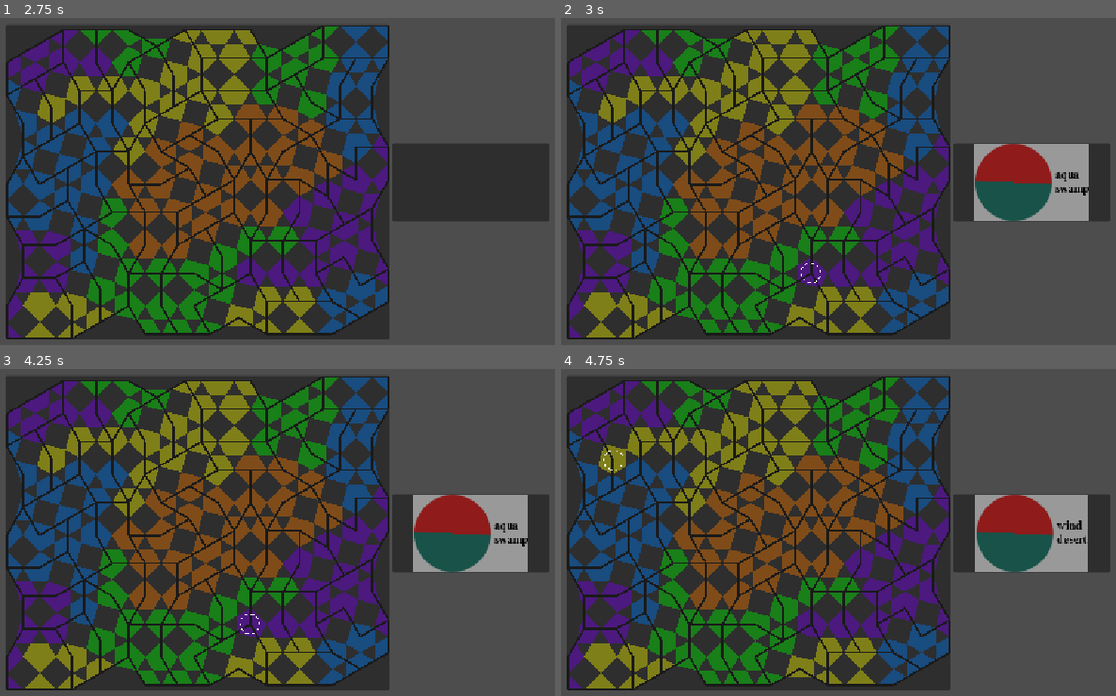
Above: before the commit, frames 1-4 (two rows, left to right).
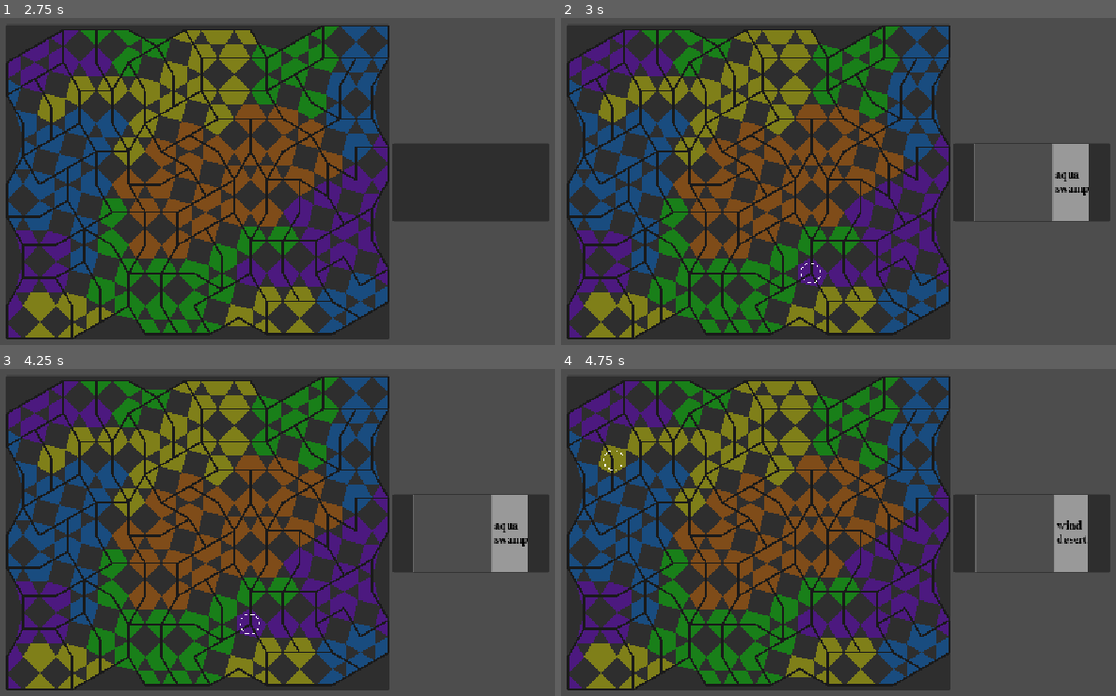
Above: after the commit, the same moments.

Repository: Pe3Hu/waru
Game: Godot game, scene res://entities/world/world.tscn
Two runs of this game, one before a commit and one after it. Both use one fixed random seed, a clock stepped at 60 frames per second and the inputs below.
Inputs (mouse positions are in pixels of both pictures, inside the frame that each line leads up to):
- Up to frame 1 (2.75 s): tap Enter at 0.5, 2 s; move the mouse to (444, 161) at 0.52 s; press the mouse at (444, 161) at 0.53 s; tap Space at 1.25 s; move the mouse to (127, 204) at 1.27 s; release the mouse at (127, 204) at 1.28 s; click (127, 204) at 1.35 s; move the mouse to (355, 89) at 2.02 s; press the mouse at (355, 89) at 2.03 s
- Up to frame 2 (3 s): tap Space at 2.75 s; move the mouse to (799, 266) at 2.77 s; release the mouse at (799, 266) at 2.78 s; click (799, 266) at 2.85 s
- Up to frame 3 (4.25 s): tap Enter at 3.5 s; move the mouse to (505, 597) at 3.52 s; press the mouse at (505, 597) at 3.53 s
- Up to frame 4 (4.75 s): tap Space at 4.25 s; move the mouse to (610, 470) at 4.27 s; release the mouse at (610, 470) at 4.28 s; click (610, 470) at 4.35 s

Frame 1 is identical in both runs. In frame 2, 3.3% of the frame differs, in the area x 74-89%, y 38-63%; in frame 3, 3.3%; in frame 4, 3.3%.
Error after the commit: Invalid access to property or key 'ring_lairs' on a base object of type 'Resource (SourceResource)'. (res://entities/expedition/info/source/source_info.gd:58)

Commit message:
version 0.1.4
1. Ring, Habitat resources added.

Diff:
--- a/entities/expedition/expedition.gd
+++ b/entities/expedition/expedition.gd
@@ -4,5 +4,7 @@
 
 @export var canvas_layer: CanvasLayer
 @export var lattice: Lattice
+@export var source_info: SourceInfo
 
-@export var source_info: SourceInfo
+
+var ring_scales = [0.33, 0.66, 1]
--- a/entities/expedition/expedition.tscn
+++ b/entities/expedition/expedition.tscn
@@ -1,7 +1,7 @@
 [gd_scene load_steps=3 format=3 uid="uid://cwr6fbdi6s3gd"]
 
 [ext_resource type="Script" uid="uid://c6cmv0kv0w2af" path="res://entities/expedition/expedition.gd" id="1_1puxa"]
-[ext_resource type="PackedScene" uid="uid://bhswxq5kch06a" path="res://entities/expedition/info/source_info.tscn" id="2_cedwr"]
+[ext_resource type="PackedScene" uid="uid://bhswxq5kch06a" path="res://entities/expedition/info/source/source_info.tscn" id="2_cedwr"]
 
 [node name="Expedition" type="PanelContainer" node_paths=PackedStringArray("source_info")]
 custom_minimum_size = Vector2(240, 120)
--- /dev/null
+++ b/entities/expedition/info/lair/lair.gd
@@ -0,0 +1,52 @@
+class_name Lair
+extends Area2D
+
+
+var source_info: SourceInfo
+
+var resource: LairResource:
+	set(value_):
+		resource = value_
+
+		init_vertexs()
+
+
+func init_vertexs() -> void:
+	var long = (resource.ring + 1) * 0.33 * source_info.lair_l
+	var short = resource.ring * 0.33  * source_info.lair_l
+	var angles = []
+	var lengths = []
+
+	if resource.source.ring_lairs[resource.ring].size() == 1:
+		#long = 0.5 * source_info.lair_l
+		var n = 4
+
+		for _i in n :
+			angles.append(PI * 2 / n  * _i)
+			lengths.append(long)
+	else:
+		var ring_index = resource.source.ring_lairs[resource.ring].find(resource)
+		var start_angle = -PI / 2
+
+		for _i in ring_index:
+			var previous_lair = resource.source.ring_lairs[resource.ring][_i]
+			start_angle += previous_lair.acreage / resource.source.ring_acreages[resource.ring] * PI * 2
+
+		var end_angle = resource.acreage / resource.source.ring_acreages[resource.ring] * PI * 2
+		end_angle += start_angle
+		angles = [start_angle, end_angle, end_angle, start_angle]
+		lengths = [long, long, short, short]
+
+	var vertexs = []
+
+	for _i in angles.size():
+		var angle = angles[_i]
+		var length = lengths[_i]
+		var vertex = Vector2.from_angle(angle) * length
+		vertexs.append(vertex)
+		%Outline.add_point(vertex)
+
+
+	%CollisionPolygon2D.polygon = vertexs
+	%Terrain.polygon = vertexs
+	%Terrain.color = Global.dict.color.element[resource.breed.element]
--- /dev/null
+++ b/entities/expedition/info/lair/lair.tscn
@@ -0,0 +1,18 @@
+[gd_scene load_steps=2 format=3 uid="uid://bohe45k8loq5l"]
+
+[ext_resource type="Script" uid="uid://xfa3e1k5m823" path="res://entities/expedition/info/lair/lair.gd" id="1_1p5v2"]
+
+[node name="Lair" type="Area2D"]
+script = ExtResource("1_1p5v2")
+
+[node name="CollisionPolygon2D" type="CollisionPolygon2D" parent="."]
+unique_name_in_owner = true
+
+[node name="Terrain" type="Polygon2D" parent="."]
+unique_name_in_owner = true
+
+[node name="Outline" type="Line2D" parent="."]
+unique_name_in_owner = true
+closed = true
+width = 2.0
+default_color = Color(0, 0, 0, 1)
--- /dev/null
+++ b/entities/expedition/info/shaders/border.gdshader
@@ -0,0 +1,22 @@
+shader_type canvas_item;
+
+uniform float density: hint_range(4.0, 25.0) = 7.5;
+
+
+void fragment() {
+	float dist = distance(UV, vec2(0.5,0.5));
+	float x = (UV.x-.5);
+	float y = (UV.y-.5);
+	float v = (sqrt((x*x)+(y*y)) * density);
+	float can_color = mod(v, 1.25);
+	vec4 color;
+	if (can_color > 1.0) {
+		color.a = 1.0;
+	}else{
+		color.a = 0.0;
+	}
+	if (dist > 0.5) {
+		color.a = 0.0;
+	}
+	COLOR = vec4(color.rgba);
+}
--- a/entities/expedition/info/source_info.gdshader
+++ b/entities/expedition/info/shaders/ring.gdshader
@@ -1,11 +1,10 @@
 shader_type canvas_item;
 
-const int num_colors = 2;
-const int num_shares = num_colors - 1;
-uniform vec4 colors[5] : source_color;
-uniform float shares[4];  // The last color gets the remainder
+uniform int num_colors: hint_range(1, 9, 1) = 1;
+uniform vec4 colors[9] : source_color;
+uniform float shares[8];  // The last color gets the remainder
 uniform float relative_size : hint_range(0.0, 1.0, 0.1) = 1.;
-uniform float blur_strength : hint_range(0., .1, .005) = .01;
+uniform float blur_strength : hint_range(0., .1, .005) = .00;
 
 void fragment() {
 	float angle = (atan(.5-UV.y, UV.x-.5) + PI)/(2.*PI);
--- /dev/null
+++ b/entities/expedition/info/source/source_info.gd
@@ -0,0 +1,74 @@
+class_name SourceInfo
+extends PanelContainer
+
+
+@export var expedition: Expedition
+
+@onready var lair_scene = preload("res://entities/expedition/info/lair/lair.tscn")
+@onready var lairs = %Lairs
+@onready var rings = %Rings
+#@onready var ring_0 = %Ring0
+#@onready var ring_1 = %Ring1
+#@onready var ring_2 = %Ring2
+
+var lair_l: float = 120
+
+var source: Source:
+	set(value_):
+		source = value_
+		visible = source != null
+
+		%Terrain.text = source.resource.biome.terrain
+		%Element.text = source.resource.element
+		update_lairs()
+		#update_rings()
+
+
+func _ready() -> void:
+	lairs.position = rings.custom_minimum_size * 0.5
+
+func update_rings() -> void:
+	for _i in source.resource.ring_lairs:
+		var ring = get_node("%Ring" + str(_i))
+		var colors = []
+		var shares = []
+
+		for lair in source.resource.ring_lairs[_i]:
+			colors.append(Global.dict.color.element[lair.breed.element])
+			shares.append(lair.acreage / lair.source.ring_acreages[_i])
+
+		if shares.size() > 1:
+			shares.pop_back()
+		else:
+			shares[0] += 0.1
+
+		pass
+		ring.material.set_shader_parameter('num_colors',source.resource.ring_lairs[_i].size())
+		ring.material.set_shader_parameter('colors',colors)
+		ring.material.set_shader_parameter('shares',shares)
+
+func update_lairs() -> void:
+	var index = 0
+
+	while lairs.get_child_count() > 0:#source.resource.lairs.size():
+		var lair = lairs.get_child(0)
+		lairs.remove_child(lair)
+		lair.queue_free()
+
+	for _i in source.resource.ring_lairs:
+		for lair_resource in source.resource.ring_lairs[_i]:
+			var lair
+
+			if lairs.get_child_count() > index:
+				lair = lairs.get_child(index)
+			else:
+				lair = lair_scene.instantiate()
+				lair.source_info = self
+				lair.resource = lair_resource
+				lairs.add_child(lair)
+
+			#lair.resou
+			index += 1
+
+	var a = lairs.get_child_count()
+	pass
--- /dev/null
+++ b/entities/expedition/info/source/source_info.tscn
@@ -0,0 +1,116 @@
+[gd_scene load_steps=11 format=3 uid="uid://bhswxq5kch06a"]
+
+[ext_resource type="Script" uid="uid://cgo83k000022b" path="res://entities/expedition/info/source/source_info.gd" id="1_ro51e"]
+[ext_resource type="Shader" uid="uid://cxnk7wjo7x4cd" path="res://entities/expedition/info/shaders/ring.gdshader" id="2_20vte"]
+[ext_resource type="FontFile" uid="uid://dismhha17os75" path="res://assets/fonts/Diga-SemiBold.ttf" id="2_vpmxm"]
+[ext_resource type="Shader" uid="uid://bgb1qdndy1rsk" path="res://entities/expedition/info/shaders/border.gdshader" id="3_ag6nq"]
+
+[sub_resource type="StyleBoxFlat" id="StyleBoxFlat_vpmxm"]
+
+[sub_resource type="ShaderMaterial" id="ShaderMaterial_20vte"]
+shader = ExtResource("2_20vte")
+shader_parameter/num_colors = 3
+shader_parameter/colors = PackedColorArray(0.092800006, 0.32, 0.1193067, 1, 0.48, 0.48, 0.16800001, 1, 0.40084332, 0.1353, 0.41, 1)
+shader_parameter/shares = PackedFloat32Array(0.47, 0.295)
+shader_parameter/relative_size = 1.0
+shader_parameter/blur_strength = 0.0
+
+[sub_resource type="ShaderMaterial" id="ShaderMaterial_ag6nq"]
+shader = ExtResource("2_20vte")
+shader_parameter/num_colors = 2
+shader_parameter/colors = PackedColorArray(0.1935, 0.2565666, 0.43, 1, 0.47, 0.07958667, 0.051700007, 1)
+shader_parameter/shares = PackedFloat32Array(0.625, 0)
+shader_parameter/relative_size = 1.0
+shader_parameter/blur_strength = 0.0
+
+[sub_resource type="ShaderMaterial" id="ShaderMaterial_s4lk6"]
+shader = ExtResource("2_20vte")
+shader_parameter/num_colors = 1
+shader_parameter/colors = PackedColorArray(0.10037332, 0.092800006, 0.32, 1)
+shader_parameter/shares = PackedFloat32Array(1.01)
+shader_parameter/relative_size = 1.0
+shader_parameter/blur_strength = 0.00999999977648
+
+[sub_resource type="ShaderMaterial" id="ShaderMaterial_qrbbj"]
+shader = ExtResource("3_ag6nq")
+shader_parameter/density = 7.5
+
+[sub_resource type="LabelSettings" id="LabelSettings_20vte"]
+font = ExtResource("2_vpmxm")
+font_color = Color(0, 0, 0, 1)
+
+[node name="SourceInfo" type="PanelContainer"]
+anchors_preset = 8
+anchor_left = 0.5
+anchor_top = 0.5
+anchor_right = 0.5
+anchor_bottom = 0.5
+offset_left = -19.0
+offset_top = -19.0
+offset_right = 19.0
+offset_bottom = 19.0
+grow_horizontal = 2
+grow_vertical = 2
+size_flags_horizontal = 4
+size_flags_vertical = 4
+theme_override_styles/panel = SubResource("StyleBoxFlat_vpmxm")
+script = ExtResource("1_ro51e")
+
+[node name="HBox" type="HBoxContainer" parent="."]
+layout_mode = 2
+alignment = 1
+
+[node name="Rings" type="PanelContainer" parent="HBox"]
+unique_name_in_owner = true
+custom_minimum_size = Vector2(120, 120)
+layout_mode = 2
+
+[node name="Lairs" type="Node2D" parent="HBox/Rings"]
+unique_name_in_owner = true
+
+[node name="Ring2" type="ColorRect" parent="HBox/Rings"]
+unique_name_in_owner = true
+visible = false
+material = SubResource("ShaderMaterial_20vte")
+custom_minimum_size = Vector2(120, 120)
+layout_mode = 2
+size_flags_horizontal = 4
+size_flags_vertical = 4
+
+[node name="Ring1" type="ColorRect" parent="HBox/Rings"]
+unique_name_in_owner = true
+visible = false
+material = SubResource("ShaderMaterial_ag6nq")
+custom_minimum_size = Vector2(80, 80)
+layout_mode = 2
+size_flags_horizontal = 4
+size_flags_vertical = 4
+
+[node name="Ring0" type="ColorRect" parent="HBox/Rings"]
+unique_name_in_owner = true
+visible = false
+material = SubResource("ShaderMaterial_s4lk6")
+custom_minimum_size = Vector2(40, 40)
+layout_mode = 2
+size_flags_horizontal = 4
+size_flags_vertical = 4
+
+[node name="Borders" type="ColorRect" parent="HBox/Rings"]
+visible = false
+material = SubResource("ShaderMaterial_qrbbj")
+layout_mode = 2
+color = Color(0, 0, 0, 0)
+
+[node name="VBox" type="VBoxContainer" parent="HBox"]
+layout_mode = 2
+alignment = 1
+
+[node name="Element" type="Label" parent="HBox/VBox"]
+unique_name_in_owner = true
+layout_mode = 2
+label_settings = SubResource("LabelSettings_20vte")
+
+[node name="Terrain" type="Label" parent="HBox/VBox"]
+unique_name_in_owner = true
+layout_mode = 2
+label_settings = SubResource("LabelSettings_20vte")
--- a/entities/expedition/info/source_info.gd
+++ /dev/null
@@ -1,13 +0,0 @@
-class_name SourceInfo
-extends PanelContainer
-
-
-@export var expedition: Expedition
-
-var source: Source:
-	set(value_):
-		source = value_
-		visible = source != null
-
-		%Terrain.text = source.resource.biome.terrain
-		%Element.text = source.resource.element
--- a/entities/expedition/info/source_info.tscn
+++ /dev/null
@@ -1,58 +0,0 @@
-[gd_scene load_steps=7 format=3 uid="uid://bhswxq5kch06a"]
-
-[ext_resource type="Script" uid="uid://cgo83k000022b" path="res://entities/expedition/info/source_info.gd" id="1_ro51e"]
-[ext_resource type="Shader" uid="uid://cxnk7wjo7x4cd" path="res://entities/expedition/info/source_info.gdshader" id="2_20vte"]
-[ext_resource type="FontFile" uid="uid://dismhha17os75" path="res://assets/fonts/Diga-SemiBold.ttf" id="2_vpmxm"]
-
-[sub_resource type="StyleBoxFlat" id="StyleBoxFlat_vpmxm"]
-
-[sub_resource type="ShaderMaterial" id="ShaderMaterial_ag6nq"]
-shader = ExtResource("2_20vte")
-shader_parameter/colors = PackedColorArray(0.092800006, 0.32, 0.28591996, 1, 0.56, 0.1064, 0.1064, 1)
-shader_parameter/shares = PackedFloat32Array(0.5)
-shader_parameter/relative_size = 1.0
-shader_parameter/blur_strength = 0.00999999977648
-
-[sub_resource type="LabelSettings" id="LabelSettings_20vte"]
-font = ExtResource("2_vpmxm")
-font_color = Color(0, 0, 0, 1)
-
-[node name="SourceInfo" type="PanelContainer"]
-anchors_preset = 8
-anchor_left = 0.5
-anchor_top = 0.5
-anchor_right = 0.5
-anchor_bottom = 0.5
-offset_left = -19.0
-offset_top = -19.0
-offset_right = 19.0
-offset_bottom = 19.0
-grow_horizontal = 2
-grow_vertical = 2
-size_flags_horizontal = 4
-size_flags_vertical = 4
-theme_override_styles/panel = SubResource("StyleBoxFlat_vpmxm")
-script = ExtResource("1_ro51e")
-
-[node name="HBox" type="HBoxContainer" parent="."]
-layout_mode = 2
-alignment = 1
-
-[node name="ColorRect" type="ColorRect" parent="HBox"]
-material = SubResource("ShaderMaterial_ag6nq")
-custom_minimum_size = Vector2(120, 120)
-layout_mode = 2
-
-[node name="VBox" type="VBoxContainer" parent="HBox"]
-layout_mode = 2
-alignment = 1
-
-[node name="Element" type="Label" parent="HBox/VBox"]
-unique_name_in_owner = true
-layout_mode = 2
-label_settings = SubResource("LabelSettings_20vte")
-
-[node name="Terrain" type="Label" parent="HBox/VBox"]
-unique_name_in_owner = true
-layout_mode = 2
-label_settings = SubResource("LabelSettings_20vte")
--- a/entities/lattice/anchor/source/source.gd
+++ b/entities/lattice/anchor/source/source.gd
@@ -28,7 +28,6 @@
 
 	%Element.polygon = vertexs
 
-func _on_input_event(viewport: Node, event: InputEvent, shape_idx: int) -> void:
-	if event.is_action_pressed("click"):
-		lattice.expedition.source_info.source = self
-		lattice.selected.position = resource.center - lattice.selected.size / 2
+func _on_input_event(_viewport: Node, _event: InputEvent, _shape_idx: int) -> void:
+	if _event.is_action_pressed("click"):
+		lattice.select_source(self)
--- a/entities/lattice/lattice.gd
+++ b/entities/lattice/lattice.gd
@@ -48,6 +48,9 @@
 	init_capitals()
 	init_roads()
 	init_sources()
+
+	await get_tree().create_timer(0.05).timeout
+	#select_source(sources.get_child(0))
 
 func init_anchors() -> void:
 	for anchor_resource in resource.anchors:
@@ -162,3 +165,7 @@
 		var index = resource.domains.find(region.resource.domain)
 		var hue = float(index) / resource.domains.size()
 		region.color = Color.from_hsv(hue, 0.9, 0.7)
+
+func select_source(source_: Source) -> void:
+	expedition.source_info.source = source_
+	selected.position = source_.resource.center - selected.size / 2
--- a/script/Global.gd
+++ b/script/Global.gd
@@ -34,6 +34,8 @@
 
 func init_dict() -> void:
 	init_direction()
+	init_ring()
+	init_windrose()
 
 	init_biome()
 	init_lair()
@@ -60,6 +62,33 @@
 		dict.direction.hybrid.append(direction)
 		direction = dict.direction.diagonal[_i]
 		dict.direction.hybrid.append(direction)
+
+func init_ring() -> void:
+	dict.ring = {}
+	dict.ring.size = {}
+	dict.ring.size[3] = [1, 1, 1]
+	dict.ring.size[4] = [1, 1, 2]
+	dict.ring.size[5] = [1, 2, 2]
+	dict.ring.size[6] = [1, 2, 3]
+	dict.ring.size[7] = [1, 2, 4]
+	dict.ring.size[8] = [1, 3, 4]
+	dict.ring.size[9] = [1, 3, 5]
+	dict.ring.size[10] = [1, 3, 6]
+	dict.ring.size[11] = [1, 3, 7]
+	dict.ring.size[12] = [1, 4, 7]
+	dict.ring.size[13] = [1, 4, 8]
+	dict.ring.size[14] = [1, 4, 9]
+	dict.ring.size[15] = [1, 5, 9]
+
+
+func init_windrose() -> void:
+	dict.windrose = {}
+	dict.windrose.triangle = {}
+	dict.windrose.triangle["NE"] = ["NNE", "ENE"]
+	dict.windrose.triangle["SE"] = ["ESE", "SSE"]
+	dict.windrose.triangle["SW"] = ["SSW", "WSW"]
+	dict.windrose.triangle["NW"] = ["WNW", "NNW"]
+	#dict.windrose.triangle = ["NNE", "ENE", "ESE", "SSE", "SSW", "WSW", "WNW", "NNW"]
 
 func init_biome() -> void:
 	dict.biome = {}
--- /dev/null
+++ b/script/resource/lattice/biome/habitat.gd
@@ -0,0 +1,12 @@
+class_name HabitatResource
+extends Resource
+
+
+var rectangles: Dictionary
+var triangles: Dictionary
+
+var percent: float
+
+
+func calc_shapes() -> void:
+	pass
--- a/script/resource/lattice/biome/lair.gd
+++ b/script/resource/lattice/biome/lair.gd
@@ -4,8 +4,11 @@
 
 var source: SourceResource
 var breed: BreedResource
+var habitat: HabitatResource
 
 var flocks: Array[FlockResource]
+
+var ring: int
 
 var acreage: float
 var concentration: float
@@ -23,3 +26,9 @@
 
 	for lair in source.lairs:
 		lair.acreage += split_acreage
+
+func split() -> void:
+	var lair_acreage = acreage / 2
+	acreage -= lair_acreage
+	var beast_kind = breed.kind
+	source.anchor.lattice.add_lair(source, lair_acreage, beast_kind)
--- /dev/null
+++ b/script/resource/lattice/biome/ring.gd
@@ -0,0 +1,21 @@
+class_name RingResource
+extends Resource
+
+
+var habitats: Array[HabitatResource]
+var lairs: Array[LairResource]
+var shapes: Array[String]
+
+var order: int
+
+var acreage: float
+
+
+func init_habitats() -> void:
+	if order == 0:
+		shapes.append("NESW")
+	#else:
+		#for _i in
+
+func calc_shapes() -> void:
+	pass
--- a/script/resource/lattice/biome/source.gd
+++ b/script/resource/lattice/biome/source.gd
@@ -77,7 +77,6 @@
 		anchor.lattice.add_lair(self, lair_acreage, beast_kind)
 		free_acreage -= lair_acreage
 
-
 	if biome.lattice.lair_count_limit <= lairs.size():
 		var breeds = {}
 
@@ -95,7 +94,31 @@
 			var lair = breeds[popular_breed].pop_back()
 			lair.devastation()
 
+	if 3 > lairs.size():
+		var lair = lairs[0]
+		lair.split()
+
 	update_lairs_energy()
+	var ring_sizes = Global.dict.ring.size[lairs.size()]
+	var lair_concentrations = lairs.duplicate()
+	lair_concentrations.sort_custom(func (a, b): return a.concentration > b.concentration)
+
+	var index = 0
+
+	for _i in ring_sizes.size():
+		var ring = RingResource.new()
+		ring.order = _i
+		rings[_i] = ring
+
+		for _j in ring_sizes[_i]:
+			#print([_i, _j, index])
+			var lair = lair_concentrations[index]
+			ring.lairs.append(lair)
+			ring.acreage += lair.acreage
+			index += 1
+			lair.ring = _i
+
+		ring.init_habitats()
 
 func update_lairs_energy() -> void:
 	for lair in lairs:
--- a/script/resource/lattice/lattice.gd
+++ b/script/resource/lattice/lattice.gd
@@ -23,6 +23,8 @@
 var anchor_r: float = 6
 var grid_step: float = 50
 var avg_lair_acreage: float = 100
+var lair_ring_factor: float = 0.5
+var habitat_l: float = 40
 
 var n_dimension: int = 7
 var border_width: int = 3
@@ -651,11 +653,11 @@
 
 		sizes[source.lairs.size()] += 1
 
-	var keys = sizes.keys()
-	keys.sort()
-
-	for key in keys:
-		print([key, sizes[key]])
+	#var keys = sizes.keys()
+	#keys.sort()
+	#
+	#for key in keys:
+		#print([key, sizes[key]])
 
 	#var min_concentration = 1000
 	#var avg_concentration = 0
@@ -668,8 +670,6 @@
 			#max_concentration = lair.concentration
 		#if lair.concentration < min_concentration:
 			#min_concentration = lair.concentration
-
-
 
 	#var beasts = {}
 	#
Not shown, added: entities/expedition/info/lair/lair.gd.uid
Not shown, added: entities/expedition/info/shaders/border.gdshader.uid
Renamed: entities/expedition/info/source_info.gdshader.uid -> entities/expedition/info/shaders/ring.gdshader.uid
Renamed: entities/expedition/info/source_info.gd.uid -> entities/expedition/info/source/source_info.gd.uid
Not shown, added: script/resource/lattice/biome/habitat.gd.uid
Not shown, added: script/resource/lattice/biome/ring.gd.uid
